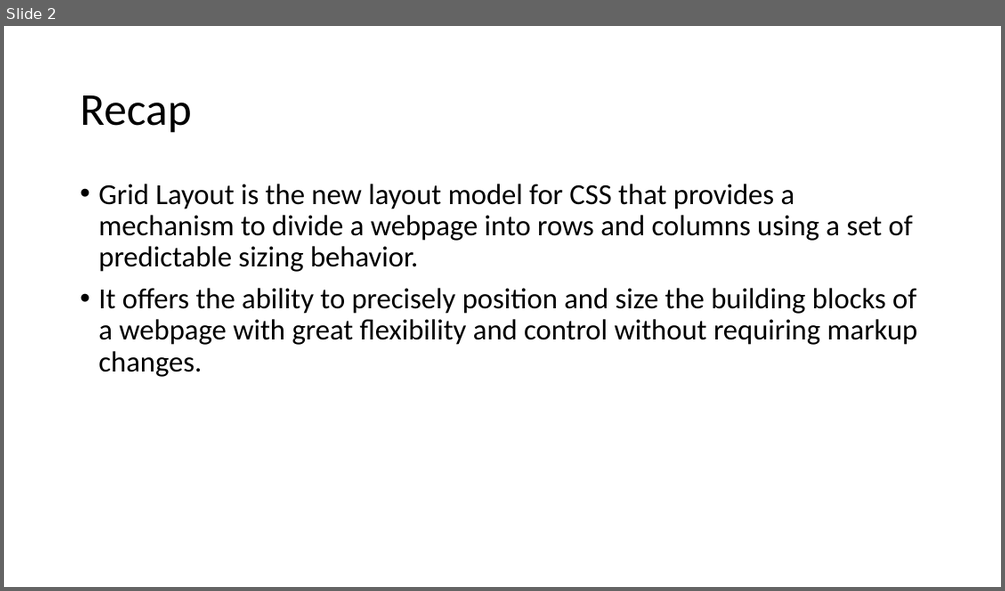
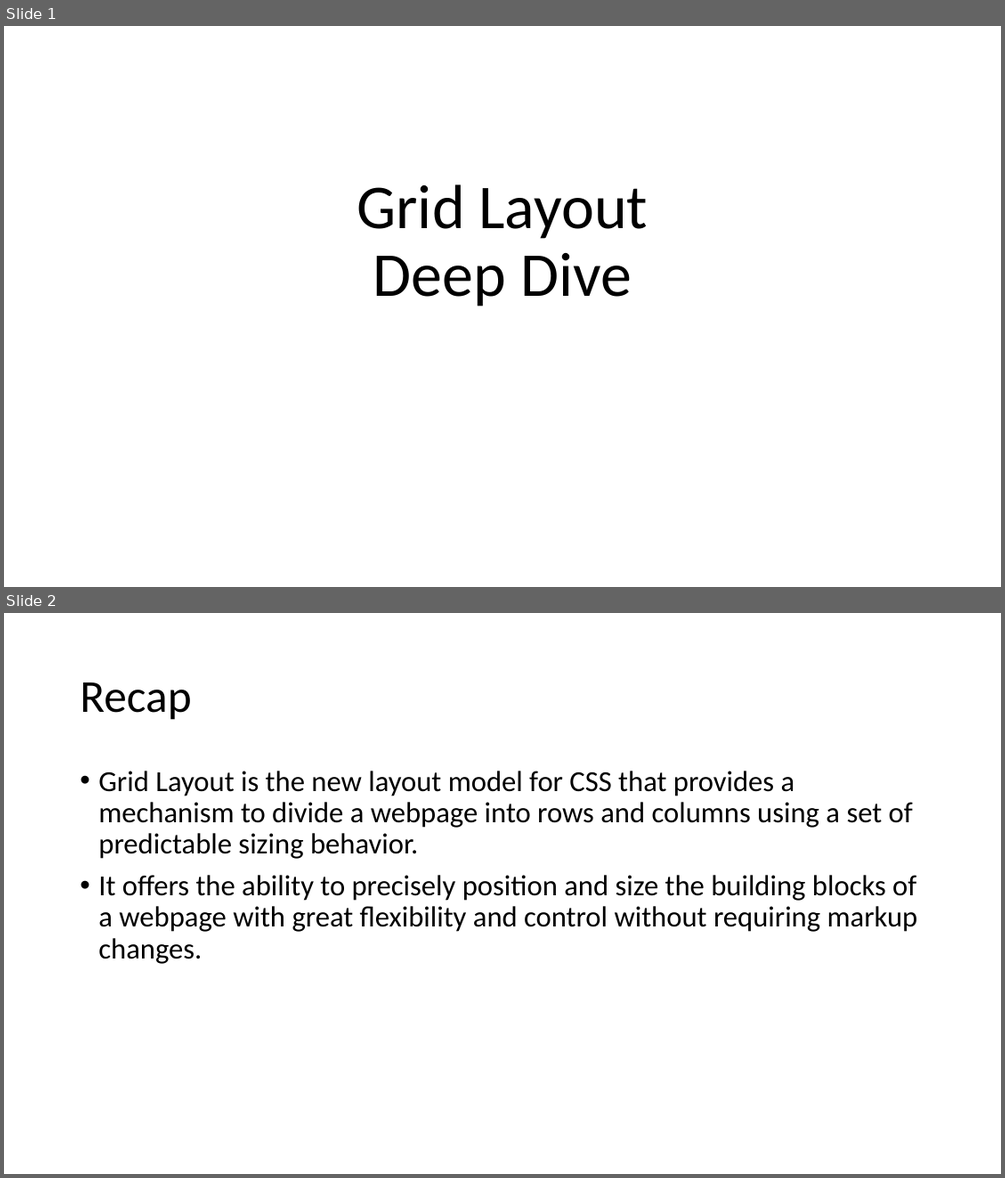
Before and after one commit to christopher-adolphe/css-grid-layout, a slide deck: resources/css-grid-layout.pptx. Shown one above the other, each under a label of ours: slide 2 before the commit, slides 1 and 2 after it. The pictures are 1005x591 and 1005x1178 pixels, drawn with LibreOffice and Linux fonts; fonts in the diff are those of the drawing. Boxes give left, top, right and bottom in pixels: in the first picture for what was removed or moved away, otherwise in the second. Text is boxed around its words. In the diff, an @@ line names an element or a change of style, - is before the commit and + after.

Commit message:
Updated powerpoint

```diff
--- a/resources/css-grid-layout.pptx
+++ b/resources/css-grid-layout.pptx
@@ slide 1 added at [4, 26, 1001, 587], background #FFFFFF @@
@@ title added at [357, 184, 648, 306], 60 pt, text #000000 @@
+Grid Layout
+Deep Dive
```
Also in this commit, not shown: 1 slide changed, 1 slide removed.
